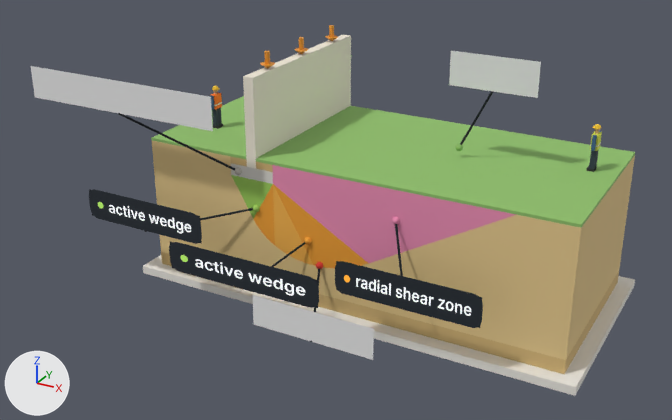
An edit to the glTF model ar-labor/models/talajtores-feliratok-en.glb, drawn before and after from the same camera.
Camera for both pictures: a camera (50 mm lens) standing at (0.492, -0.819, 0.327) and looking at (0.059, -0.033, -0.067). The axes (+X, +Y, +Z) are drawn at lower left. The lights are the same throughout. The picture after the commit comes second. Where no turn or scale is listed for an object, it has been applied to the vertices.

The first picture shows 'alap_m_f1ead9', 'label_0', 'label_12', 'label_20', 'label_4', 'label_8', 'passz_m_8fbf6a', 'passz_m_e98cb2', 'tomb_m_8fbf6a', 'tomb_m_d2b376', 'tomb_m_e4c88c', 'tomb_m_e9e6df' and 27 more.
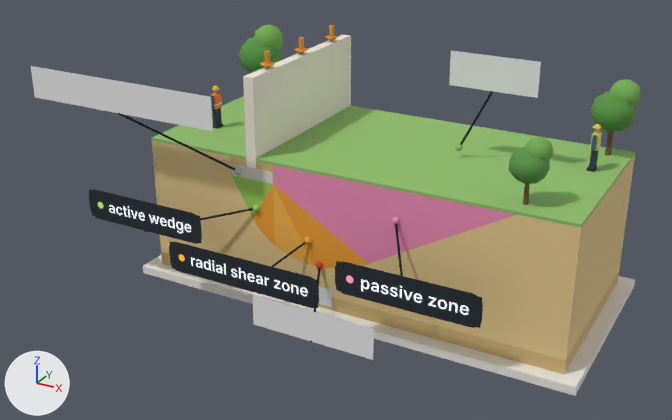
Edits to the bpy script that builds the scene:
```text
Add img_image_3:
    img_image_3 = load_image('Image_3', '_unpacked/Image_3', 550, 128, 'sRGB')
Change mat_lbl_4:
    where n2 = _N.new('ShaderNodeTexImage'); n2.name = 'Image Texture'
    n2.image: img_image_1 -> img_image_2
    where n3 = _N.new('ShaderNodeTexImage'); n3.name = 'Image Texture.001'
    n3.image: img_image_1 -> img_image_2
Change mat_lbl_8:
    where n2 = _N.new('ShaderNodeTexImage'); n2.name = 'Image Texture'
    n2.image: img_image_2 -> img_image_3
    where n3 = _N.new('ShaderNodeTexImage'); n3.name = 'Image Texture.001'
    n3.image: img_image_2 -> img_image_3
Add mat_nevtabla:
    mat_nevtabla = principled_material('nevtabla')
    mat_nevtabla.base_color = (0.8, 0.8, 0.8)  # white #e7e7e7
    mat_nevtabla.roughness = 1.0
Add mat_m_74ad55:
    mat_m_74ad55 = principled_material('m_74ad55')
    mat_m_74ad55.base_color = (0.175, 0.418, 0.0908)  # green #74ad55
    mat_m_74ad55.roughness = 1.0
Add mat_m_5a9647:
    mat_m_5a9647 = principled_material('m_5a9647')
    mat_m_5a9647.base_color = (0.102, 0.305, 0.063)  # green #5a9647
    mat_m_5a9647.roughness = 1.0
Add mat_m_7a5a3c:
    mat_m_7a5a3c = principled_material('m_7a5a3c')
    mat_m_7a5a3c.base_color = (0.195, 0.102, 0.0452)  # brown #7a5a3c
    mat_m_7a5a3c.roughness = 0.82
Add me_mesh_27_1:
    me_mesh_27_1.from_pydata([(-0.102, 0.0, 0.01), (0.102, 0.0, 0.01), (-0.102, 0.0, -0.01), (0.102, 0.0, -0.01)], [], [(0, 2, 1), (2, 3, 1)])
    me_mesh_27_1.materials.append(mat_nevtabla)  # its picture is missing
Add me_mesh_14_1:
    me_mesh_14_1.from_pydata(...)  # 126 vertices, 240 faces; spans x -0.11..0.331, y -0.089..0.1, z 0.04..0.091
    me_mesh_14_1.materials.append(mat_m_74ad55)  # green #74ad55
Add me_mesh_13_1:
    me_mesh_13_1.from_pydata(...)  # 126 vertices, 240 faces; spans x -0.127..0.33, y -0.097..0.103, z 0.023..0.077
    me_mesh_13_1.materials.append(mat_m_5a9647)  # green #5a9647
Add me_mesh_12_1:
    me_mesh_12_1.from_pydata(...)  # 42 vertices, 72 faces; spans x -0.106..0.31, y -0.083..0.083, z 0.003..0.041
    me_mesh_12_1.materials.append(mat_m_7a5a3c)  # brown #7a5a3c
Add ob_nevtabla:
    ob_nevtabla = bpy.data.objects.new('nevtabla', me_mesh_27_1)
    ob_nevtabla.location = (-0.0102, -0.1005, -0.1313)
Add ob_tomb_m_74ad55:
    ob_tomb_m_74ad55 = bpy.data.objects.new('tomb_m_74ad55', me_mesh_14_1)
    ob_tomb_m_74ad55.location = (0.0, 0.0, 0.0)
Add ob_tomb_m_5a9647:
    ob_tomb_m_5a9647 = bpy.data.objects.new('tomb_m_5a9647', me_mesh_13_1)
    ob_tomb_m_5a9647.location = (0.0, 0.0, 0.0)
Add ob_tomb_m_7a5a3c:
    ob_tomb_m_7a5a3c = bpy.data.objects.new('tomb_m_7a5a3c', me_mesh_12_1)
    ob_tomb_m_7a5a3c.location = (0.0, 0.0, 0.0)
```

Pixel boxes (x1, y1, x2, y2) of what changed, in the pictures (672 x 420 px):
'label_8', surface changed
    both: (337, 262, 480, 328)
'label_4', surface changed
    both: (170, 242, 319, 308)
'tomb_m_5a9647', added
    after: (239, 37, 636, 184)
'tomb_m_74ad55', added
    after: (254, 24, 641, 161)
'tomb_m_7a5a3c', added
    after: (523, 131, 614, 205)
'nevtabla', added
    after: (319, 287, 332, 307)
